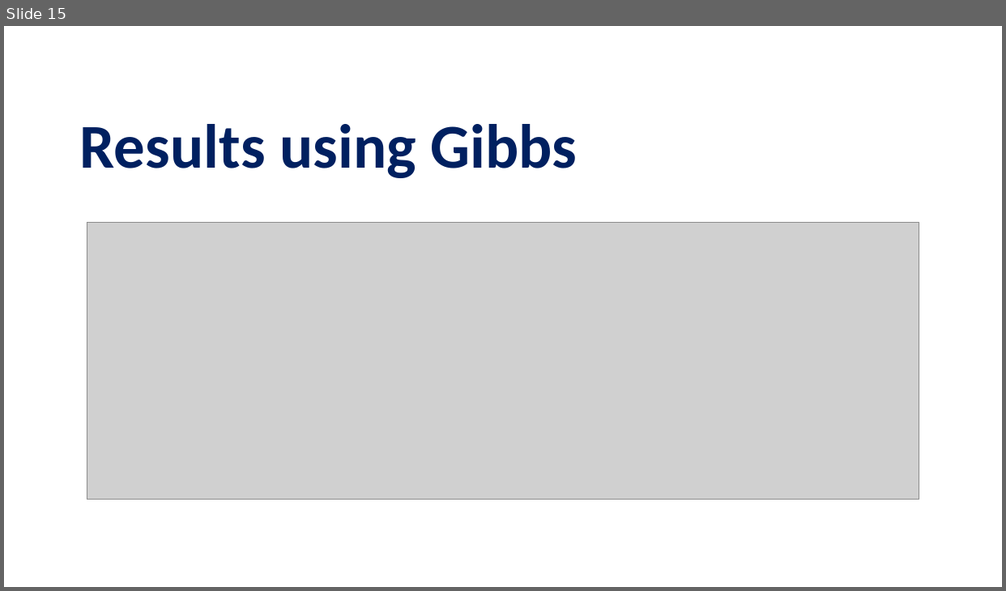
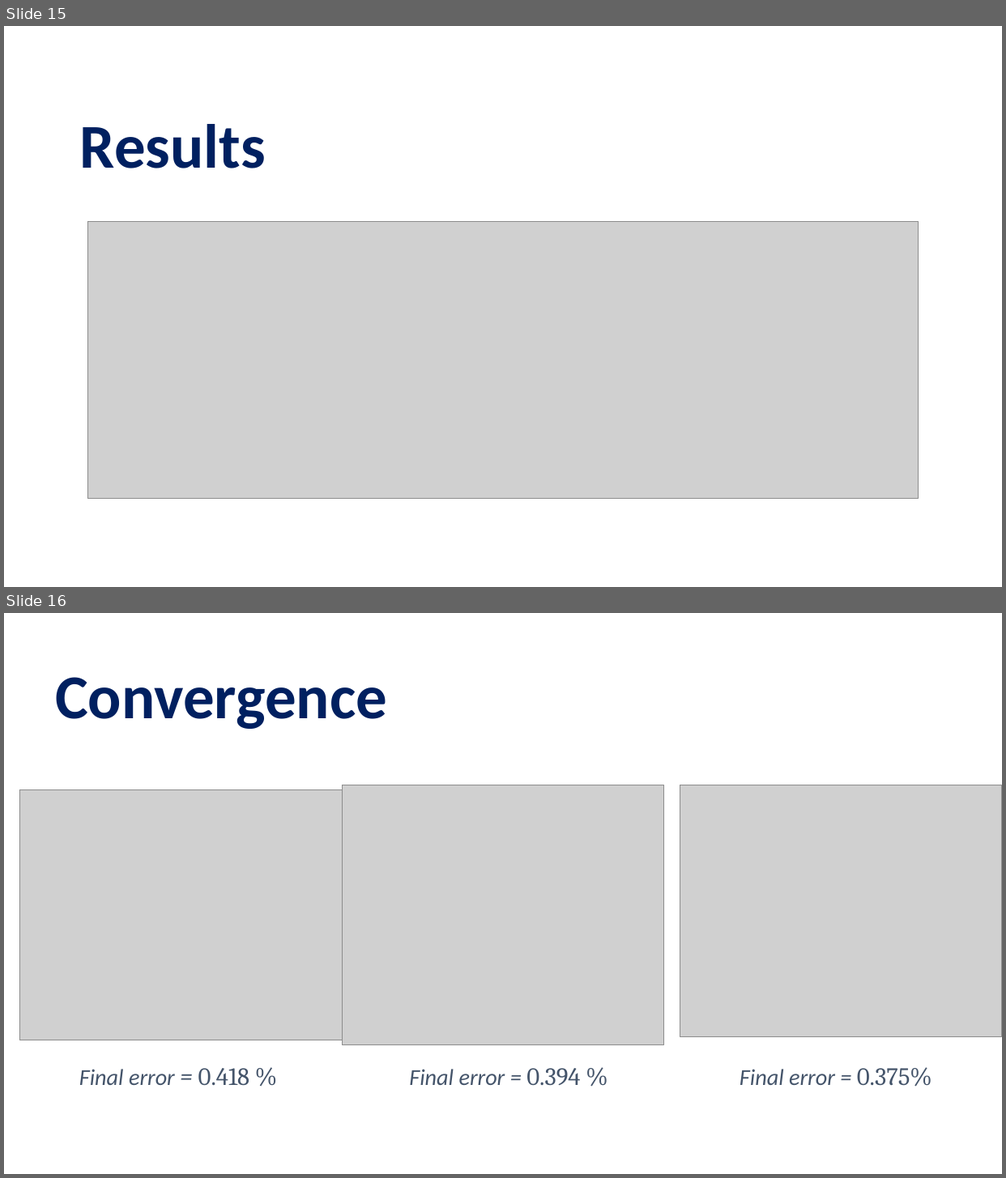
Before and after one commit to pettepiero/Ising-image-denoising, a slide deck: pml.pptm. Shown one above the other, each under a label of ours: slide 15 before the commit, slides 15 and 16 after it. The pictures are 1006x591 and 1006x1178 pixels, drawn with LibreOffice and Linux fonts; fonts in the diff are those of the drawing; grey boxes stand for pictures. Boxes give left, top, right and bottom in pixels: in the first picture for what was removed or moved away, otherwise in the second. Text is boxed around its words. In the diff, an @@ line names an element or a change of style, - is before the commit and + after.

```diff
--- a/pml.pptm
+++ b/pml.pptm
@@ slide 16 added at box(4, 613, 1002, 1174), background #FFFFFF @@
@@ title added at box(55, 677, 387, 729), 60 pt, text #002060, bold @@
+Convergence
@@ picture added at box(19, 790, 352, 1041) @@
@@ picture added at box(343, 786, 663, 1045) @@
@@ picture added at box(680, 786, 1002, 1037) @@
@@ text added at box(79, 1068, 249, 1085), 22 pt, text #44546A, italic @@
+Final error = 0.418 %
@@ text added at box(409, 1068, 580, 1085), 22 pt, text #44546A, italic @@
+Final error = 0.394 %
@@ text added at box(739, 1067, 932, 1087), 22 pt, text #44546A, italic @@
+Final error = 0.375%
@@ slide 15 changed as well @@
@@ title at box(80, 124, 266, 169): text changed @@
-Results using Gibbs
+Results
```
Also in this commit, not shown: 5 other slides changed, 10 other slides added, 15 slides removed.
